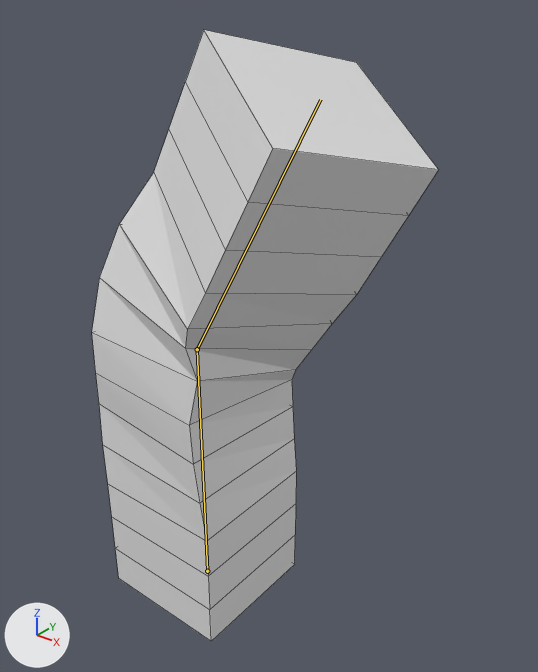
The Blender file resources/models/animation/example4.blend, before and after one commit.
Both versions are drawn from a camera (50 mm lens) standing at (6.51, -6.56, 8.66) and looking at (1.09, 0.22, 4.46). Lighting does not change. The marker at lower left points along +X, +Y and +Z. Both versions are drawn at frame 1 of the action 'ArmatureAction.001'; the numbers are the values there. The bones that bend it are drawn over the model as lines. Mesh edges are drawn as thin lines.
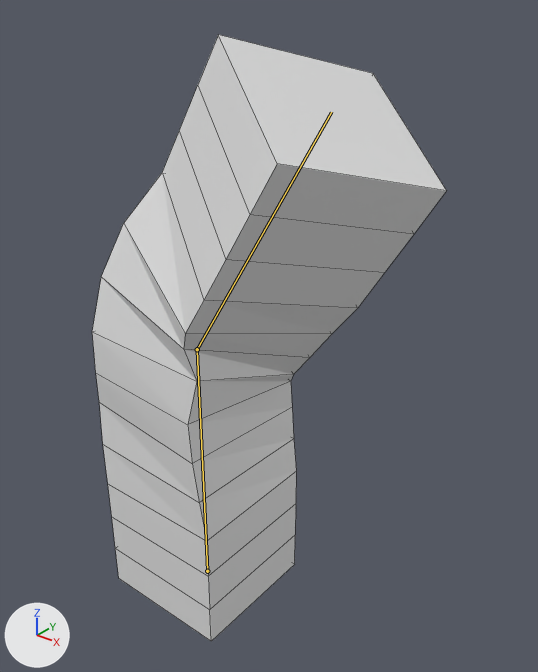
What differs and where, as boxes (x1, y1, x2, y2) in the pictures (538 x 672 px):
'Cube', posed
    before: (92, 30, 438, 641)
    after: (92, 35, 446, 641)
bone 'Bone.001', root to tip
    before: (197, 349) to (320, 99)
    after: (197, 349) to (331, 112)

The change, as a list of edits to the scene's bpy script:
```text
Change bone_bone_001:
    where bone_bone_001 = bpy.data.objects['Armature'].pose.bones['Bone.001']  # child of 'Bone'
    bone_bone_001.rotation_quaternion: (0.933, -0.055, -0.207, -0.24) -> (0.933, -0.062, -0.231, -0.268)  # degrees (0, -25, -29) -> degrees (1, -28, -32)
```
